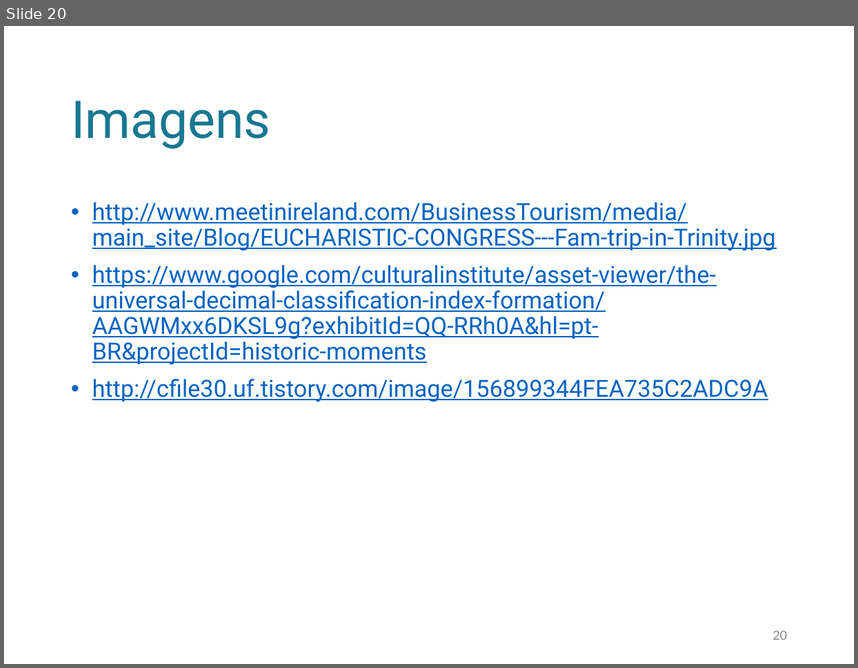
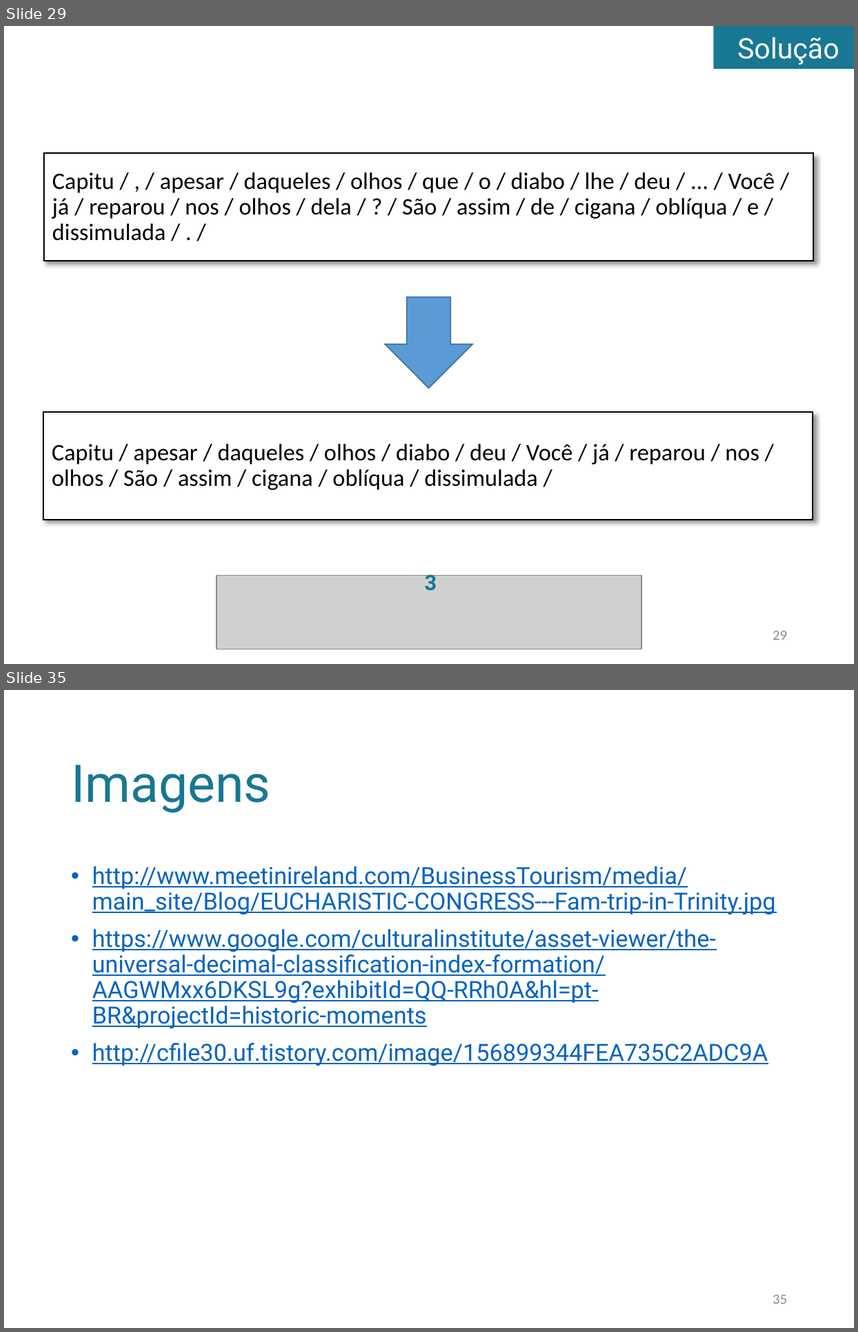
Before and after one commit to tomferreira/mac499, a slide deck: apresentacao/Apresentacao.pptx. Shown one above the other, each under a label of ours: slide 20 before the commit, slides 29 and 35 after it; the slides between them are not shown. The pictures are 858x668 and 858x1332 pixels, drawn with LibreOffice and Linux fonts; fonts in the diff are those of the drawing; grey boxes stand for pictures. Boxes give left, top, right and bottom in pixels: in the first picture for what was removed or moved away, otherwise in the second. Text is boxed around its words. In the diff, an @@ line names an element or a change of style, - is before the commit and + after.

```diff
--- a/apresentacao/Apresentacao.pptx
+++ b/apresentacao/Apresentacao.pptx
@@ slide 29 added at bbox=[4, 26, 854, 664], background #FFFFFF @@
@@ rectangle added at bbox=[714, 26, 854, 69], fill #187792, 24 pt, text #FFFFFF @@
+Solução
@@ rectangle added at bbox=[44, 154, 814, 261], fill #FFFFFF, outline #000000 1 pt, 20 pt, text #000000 @@
+Capitu / , / apesar / daqueles / olhos / que / o / diabo / lhe / deu / ... / Você / já / reparou / nos / olhos / dela / ? / São / assim / de / cigana / oblíqua / e / dissimulada / . /
@@ down arrow added at bbox=[385, 297, 473, 388], fill #5B9BD5, outline #43739E 1 pt @@
@@ rectangle added at bbox=[43, 411, 813, 519], fill #FFFFFF, outline #000000 1 pt, 20 pt, text #000000 @@
+Capitu / apesar / daqueles / olhos / diabo / deu / Você / já / reparou / nos / olhos / São / assim / cigana / oblíqua / dissimulada /
@@ picture added at bbox=[217, 575, 642, 649] @@
@@ text added at bbox=[425, 570, 437, 590], 18 pt, text #187792, bold @@
+3
@@ page number added at bbox=[773, 630, 787, 639], 12 pt, text #8C8C8C @@
+29
@@ what was slide 20 is now slide 35 @@
@@ page number at bbox=[773, 1294, 787, 1303]: text changed @@
-20
+35
```
Also in this commit, not shown: 10 slides changed, 15 other slides added, 1 slide removed.
